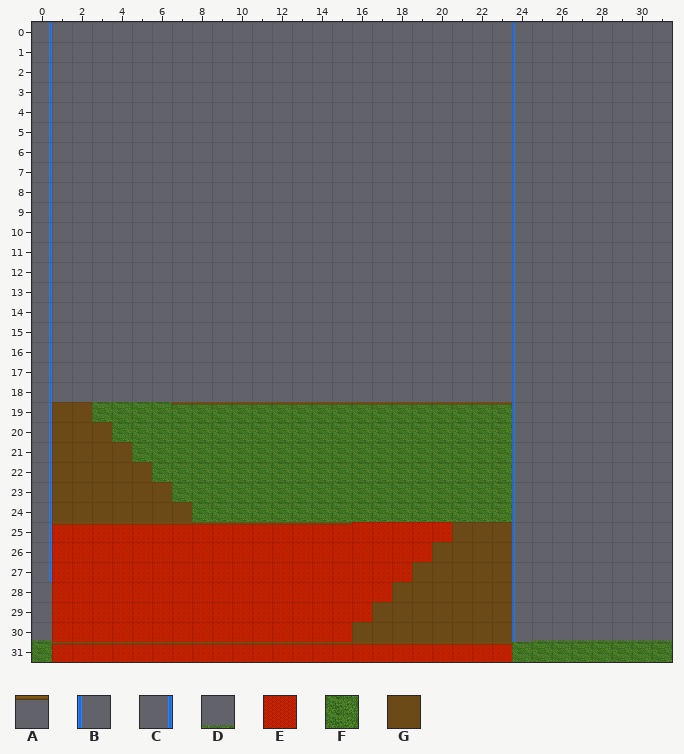
Tiled map -- assets/maps/map.tmx. Above: the version before the commit.
Cells are 32x32 px. Shown: x 0..31, y 0..31.
Key: from "tiles": A 0, B 1, C 2, D 5, E 11, F 13, G 17.
_ is an empty cell, # one hidden under a higher layer.
Layer "Background Layer" before, first column x 0:
14 ________________________________
15 ________________________________
16 ________________________________
17 ________________________________
18 ________________________________
19 ___FFFFFFFFFFFFFFFFFFFFF________
20 ___#FFFFFFFFFFFFFFFFFFFF________
21 ____#FFFFFFFFFFFFFFFFFFF________
22 ____##FFFFFFFFFFFFFFFFFF________
23 ______#FFFFFFFFFFFFFFFFF________
24 ______##FFFFFFFFFFFFFFFF________
25 _EEEEEEEEEEEEEEEEEEEE##_________
26 _EEEEEEEEEEEEEEEEEEE####________
27 _EEEEEEEEEEEEEEEEEE#####________
28 _EEEEEEEEEEEEEEEEE##___#________
29 _EEEEEEEEEEEEEEEE#_____#________
30 _EEEEEEEEEEEEEEE_______#________
31 _EEEEEEEEEEEEEEEEEEEEEEE________
Layer "Main Layer" before, first column x 0:
14 C_______________________B_______
15 C_______________________B_______
16 C_______________________B_______
17 C_______________________B_______
18 C_______________________B_______
19 CGG____AAAAAAAAAAAAAAAAAB_______
20 CGGG____________________B_______
21 CGGGG___________________B_______
22 CGGGGG__________________B_______
23 CGGGGGG_________________B_______
24 CGGGGGGG________________B_______
25 CAAAAAAAAAAAAAAA_____GGGB_______
26 C___________________GGGGB_______
27 C__________________GGGGGB_______
28 __________________GGGGGGB_______
29 _________________GGGGGGGB_______
30 D_______________GGGGGGGGBDDDDDDD
31 FAAAAAAAAAAAAAAAAAAAAAAAFFFFFFFF
New version:
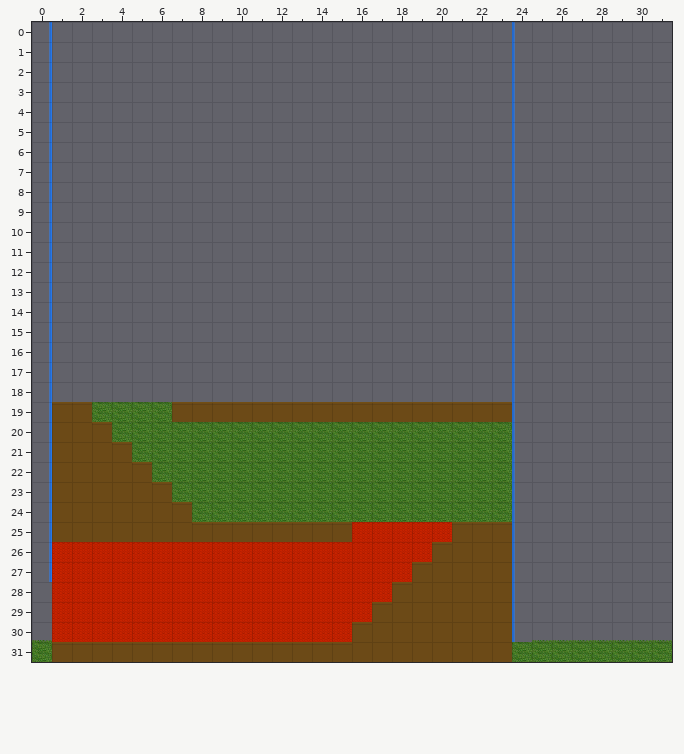
Edits made:
Changed rows in their new state; . is an unchanged cell.
Layer "Background Layer":
first column x 1:
19 GG....GGGGGGGGGGGGGGGGG
20 ..G....................
21 ...G...................
22 ....G..................
23 .....G.................
24 ......G................
25 #######GGGGGGGG.....GGG
26 ...................G...
27 ..................G....
28 .................G.....
29 ................G......
30 ...............G.......
31 GGGGGGGGGGGGGGG________
Layer "Main Layer":
first column x 1:
19 AA.....................
20 ..A....................
21 ...A...................
22 ....A..................
23 .....A.................
24 ......A................
25 GGGGGGG.............AAA
26 ...................A...
27 ..................A....
28 .................A.....
29 ................A......
30 ...............A.......
31 ...............GGGGGGGG
Changed places in both pictures, as pixel boxes (x1, y1, x2, y2):
changed: (52, 402, 512, 662)
